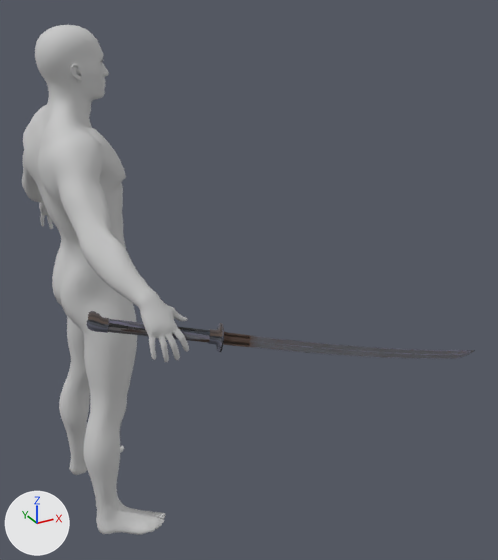
A saved change to the FBX model Character/Animation/ZWM/Attack/Weapon_1/Weapon_1_Attack_0/RootAnim_Weapon_1_Attack_0.FBX.
One viewpoint serves both versions: a camera (50 mm lens) standing at (-0.61, -2.24, 1.94) and looking at (0.56, -0.11, 0.88). The lights are fixed; the arrows at lower left show +X, +Y and +Z. Where no turn or scale is listed for an object, it has been applied to the vertices. Vertices at the same position are counted once.

Names of what the first picture shows: 'Male_Body', 'Male_Foot', 'Male_Hand', 'Male_Head', 'Male_Leg', 'Object021'.
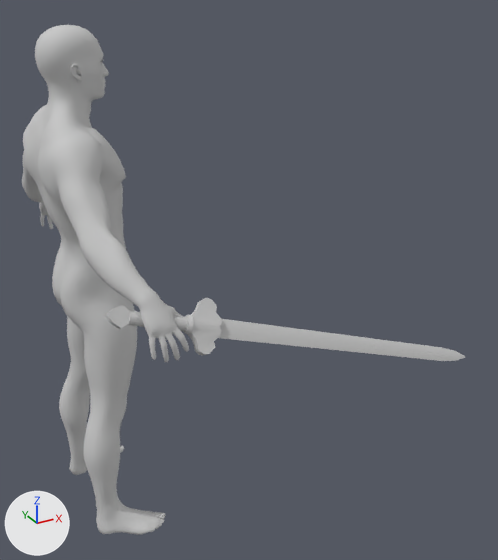
ob_point_take_r is not drawn itself; it is the parent of ob_object021.

Changed parts and their boxes (x1, y1, x2, y2) in the pictures (498 x 560 px):
'Object021', reshaped, moved, rescaled, turned: before (87, 311, 475, 359); after (105, 298, 465, 361)
part 1 of me_mesh_007, added: after (184, 315, 193, 335)
part 2 of me_mesh_007, added: after (187, 298, 222, 356)
part 3 of me_mesh_007, added: after (128, 311, 188, 332)
part 4 of me_mesh_007, added: after (105, 305, 130, 329)
part 5 of me_mesh_007, added: after (219, 319, 465, 361)
part 6 of me_mesh_007, deleted: before (208, 323, 224, 352)
part 7 of me_mesh_007, deleted: before (87, 311, 109, 333)
part 8 of me_mesh_007, deleted: before (223, 332, 475, 359)
part 9 of me_mesh_007, deleted: before (108, 319, 210, 342)

The change in detail:
Material '_jianMaterial__30' (mat_jianmaterial__30) is new.
Its base color is (0.588, 0.588, 0.588) (light grey #cacaca).
Its roughness is 0.859.
me_mesh_007 is used by ob_object021; parent ob_point_take_r; location (-0.0000153, 0.0, 0.0); rotation (0.0, 1.571, 0.0), in degrees (0, 90, 0); scale (-1.0, -1.0, -1.0).
me_mesh_007 had 509 vertices, 999 faces and spanned x -4.3..5.3, y -2.2..2.2, z -117.3..21.0.
me_mesh_007 no longer uses material mat_bishou.
me_mesh_007 now has 123 vertices, 212 faces and spans x -261.4..868.6, y -26.2..26.2, z -73.5..74.2.
me_mesh_007 part 1: a new loose piece, an 8-sided cut cone along x (radius 23.8 at the low end, 26.2 at the high end) spanning x -55.5..-44.9, y -26.2..26.2, z -25.9..26.5, in mat_jianmaterial__30 (light grey #cacaca).
me_mesh_007 part 2: a new loose piece of 40 vertices spanning x -50.0..36.1, y -23.8..23.9, z -73.5..74.2, in mat_jianmaterial__30 (light grey #cacaca).
me_mesh_007 part 3: a new loose piece of 40 vertices spanning x -204.2..-39.2, y -19.7..21.5, z -20.2..20.9, in mat_jianmaterial__30 (light grey #cacaca).
me_mesh_007 part 4: a new loose piece of 14 vertices spanning x -261.4..-201.9, y -11.8..11.9, z -28.3..28.7, in mat_jianmaterial__30 (light grey #cacaca).
me_mesh_007 part 5: a new loose piece of 13 vertices spanning x 23.1..868.6, y -5.5..5.7, z -26.0..25.9, in mat_jianmaterial__30 (light grey #cacaca).
me_mesh_007 part 6: the loose piece of 220 vertices spanning x -4.3..4.3, y -2.2..2.2, z -18.7..-14.6 is deleted.
me_mesh_007 part 7: the loose piece of 220 vertices spanning x -2.0..3.6, y -1.2..1.2, z 15.1..21.0 is deleted.
me_mesh_007 part 8: the loose piece of 53 vertices spanning x -1.9..5.3, y -0.3..0.3, z -117.3..-18.7 is deleted.
me_mesh_007 part 9: the loose piece of 16 vertices spanning x -1.7..1.8, y -0.8..0.8, z -16.0..15.4 is deleted.
me_mesh_007 now uses material mat_jianmaterial__30 (light grey #cacaca).
Object 'Point_Take_R' (ob_point_take_r) moves from (0.00363, -0.602, 1.022) to (0.0125, -0.588, 1.044).
Object 'Object021' (ob_object021) turns from (0, 90, 0) to (0, 0, 0) degrees about x, y and z.
Object 'Object021' (ob_object021) moves from (-0.0000153, 0.0, 0.0) to (13.77, 0.0, -0.0000153).
Object 'Object021' (ob_object021) is rescaled from (-1.0, -1.0, -1.0) to (0.114, 0.114, 0.114).
